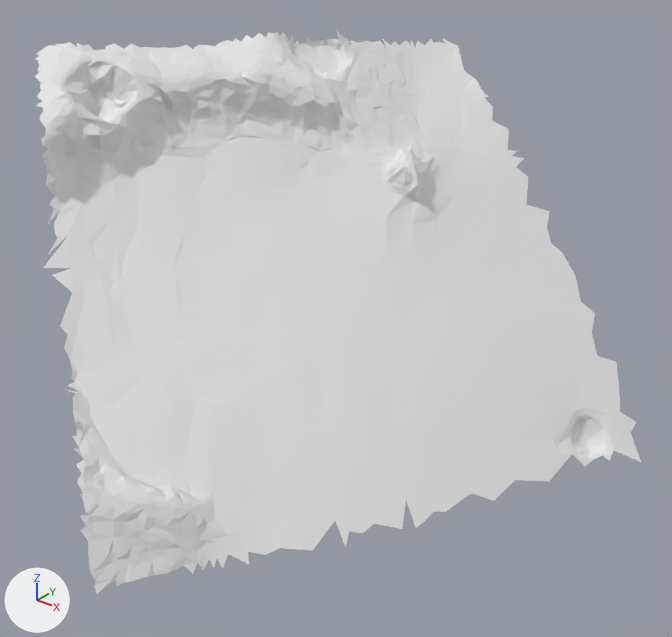
An edit to the glTF model moon small_tiles/tile_058.glb, drawn before and after from the same camera.
Camera for both pictures: a 50 mm lens placed at (22.98, -16.27, 23.71), pointed at (17.9, -9.92, 19.77). Every picture has the same lights, and +X, +Y and +Z are marked at lower left. The first picture is the older version. Vertices at exactly the same position are counted once.

Names of what the first picture shows: 't58'.
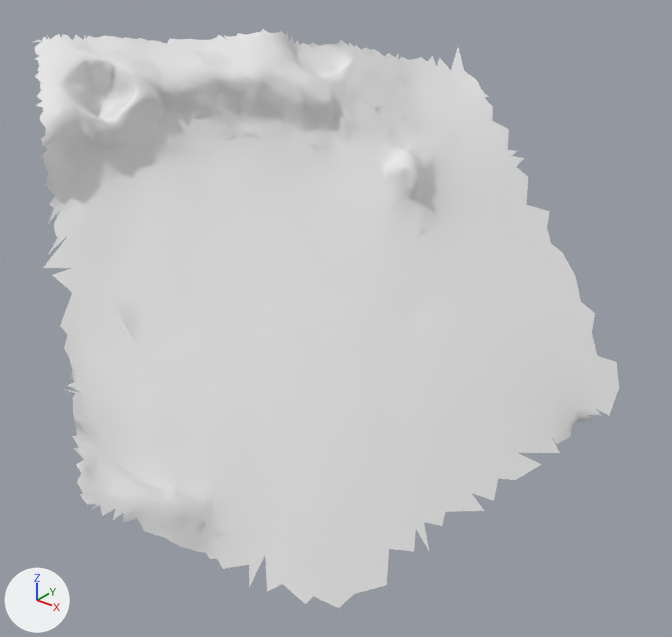
Diff of the bpy script that builds the scene:
```diff
--- a/moon small_tiles/tile_058.glb.py
+++ b/moon small_tiles/tile_058.glb.py
@@ me_t58 @@
 # used by ob_t58; location = (0.0, 0.0, 0.0)
-me_t58.from_pydata(...)  # 2279 vertices, 4306 faces; spans x 15.03..20.49, y -12.97..-6.76, z 18.31..22.19
+me_t58.from_pydata(...)  # 2208 vertices, 4160 faces; spans x 14.88..20.1, y -12.79..-6.76, z 18.01..22.25
+# me_t58 part 1
+# 48 vertices are removed from x 16.41..17.18, y -8.56..-6.8, z 21.8..22.14
+# 90 faces are deleted
+# 70 vertices are added at x 14.88..16.33, y -10.89..-8.77, z 22.09..22.25
+# 133 new faces join them
+# me_t58 part 2
+# 112 vertices are removed from x 17.64..20.49, y -12.97..-8.0, z 18.31..19.07
+# 226 faces are deleted
+# 19 vertices are added at x 18.56..19.68, y -11.99..-9.95, z 18.01..18.42
+# 37 new faces join them
```

Pixel boxes [x1, y1, x2, y2] of what changed, in the pictures (672 x 637 px; the box of a moved part takes in the faces that stretch with it):
't58', reshaped: before [35, 31, 641, 594]; after [33, 29, 619, 608]
part 1 of me_t58, moved or reshaped: before [306, 31, 458, 70]; after [33, 29, 289, 53]
part 2 of me_t58, reshaped: before [80, 390, 641, 594]; after [223, 493, 484, 608]
